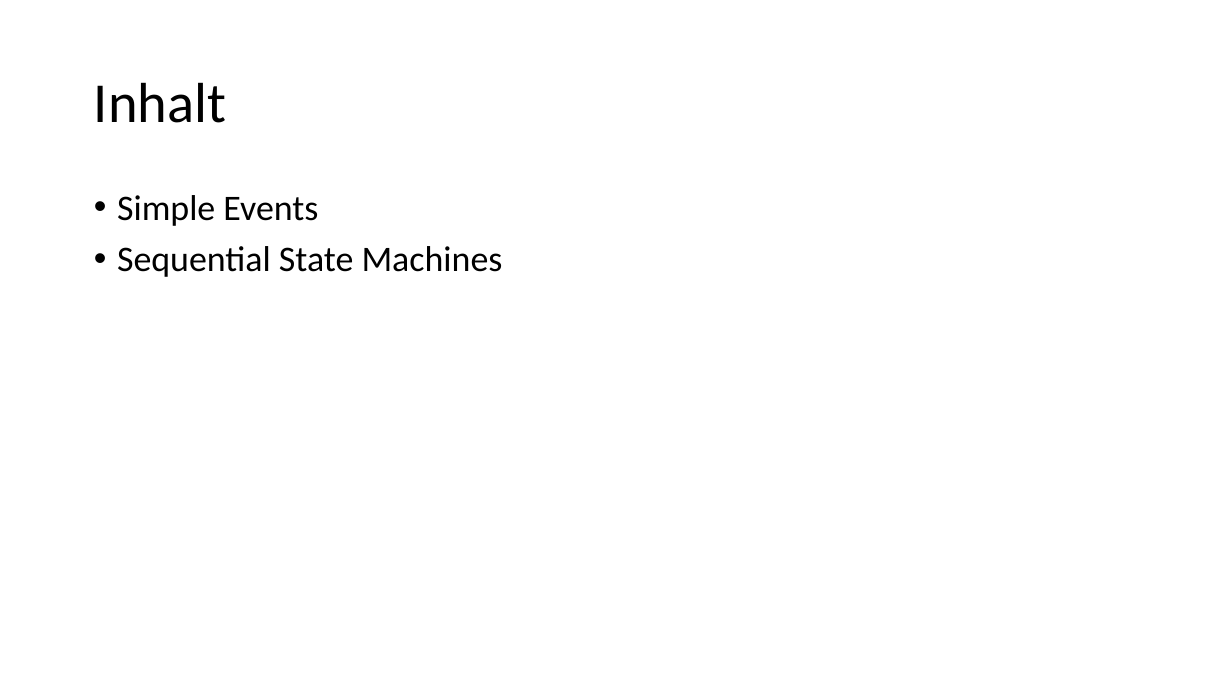
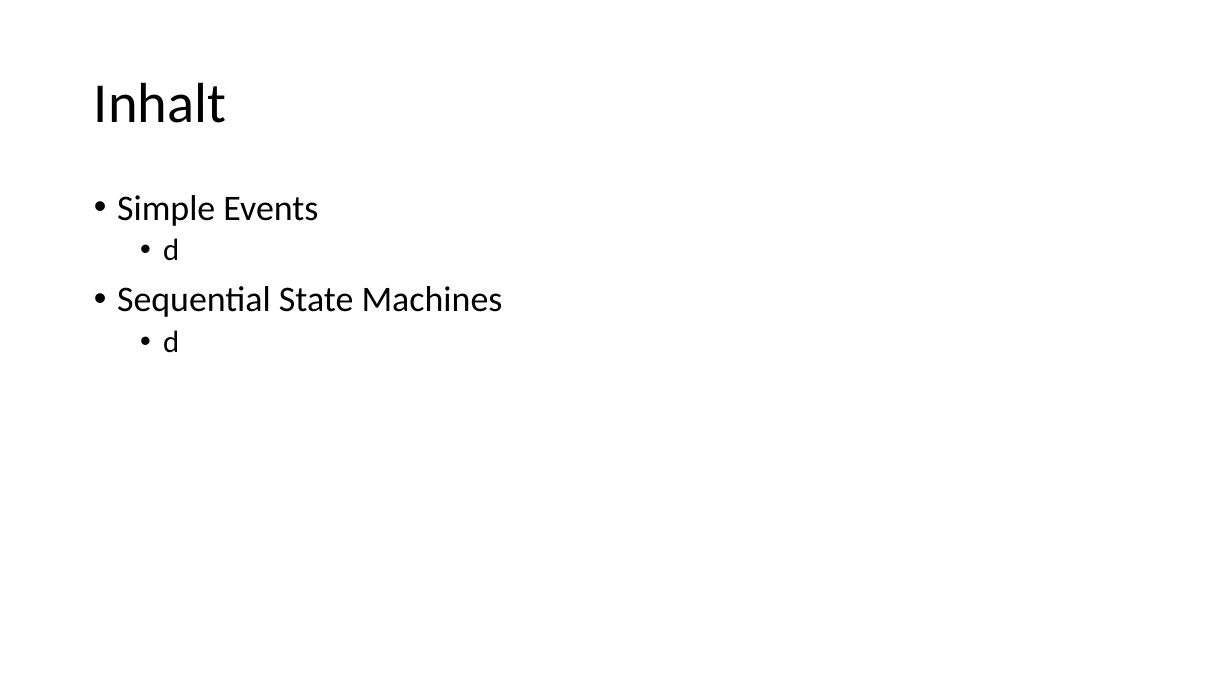
Before and after one commit to tdweber/Schweg_Web, a slide deck: slide 2 of SW04a Recap Schwegler Weber.pptx. Drawn at 1232x693 pixels with LibreOffice and Linux fonts; fonts in the diff are those of the drawing. Boxes give left, top, right and bottom in pixels: in the first picture for what was removed or moved away, otherwise in the second. Text is boxed around its words. In the diff, an @@ line names an element or a change of style, - is before the commit and + after.

```diff
--- a/SW04a Recap Schwegler Weber.pptx
+++ b/SW04a Recap Schwegler Weber.pptx
@@ text at (163,238,179,261): paragraph added @@
+  • d
@@ text at (163,330,179,353): paragraph added @@
+  • d
```
Also in this commit, not shown: 4 slides added, 1 slide removed, 11 other files.
